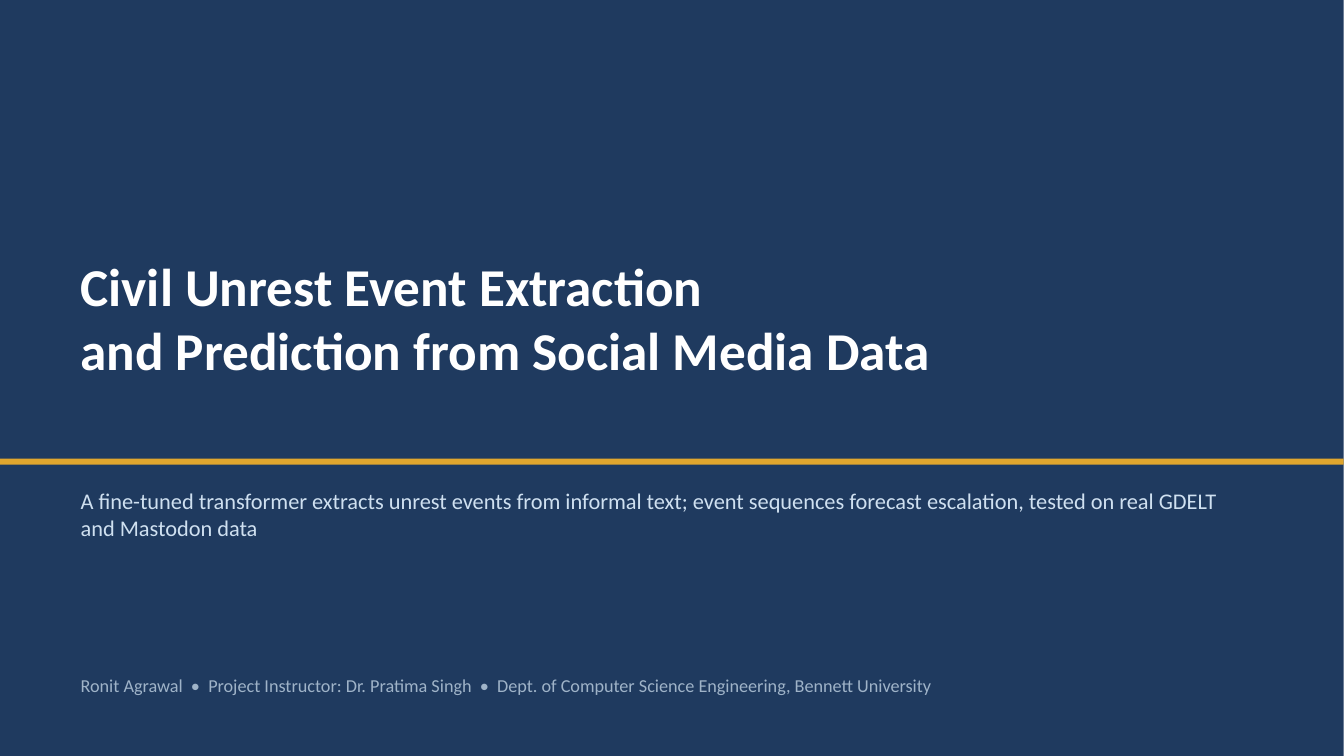
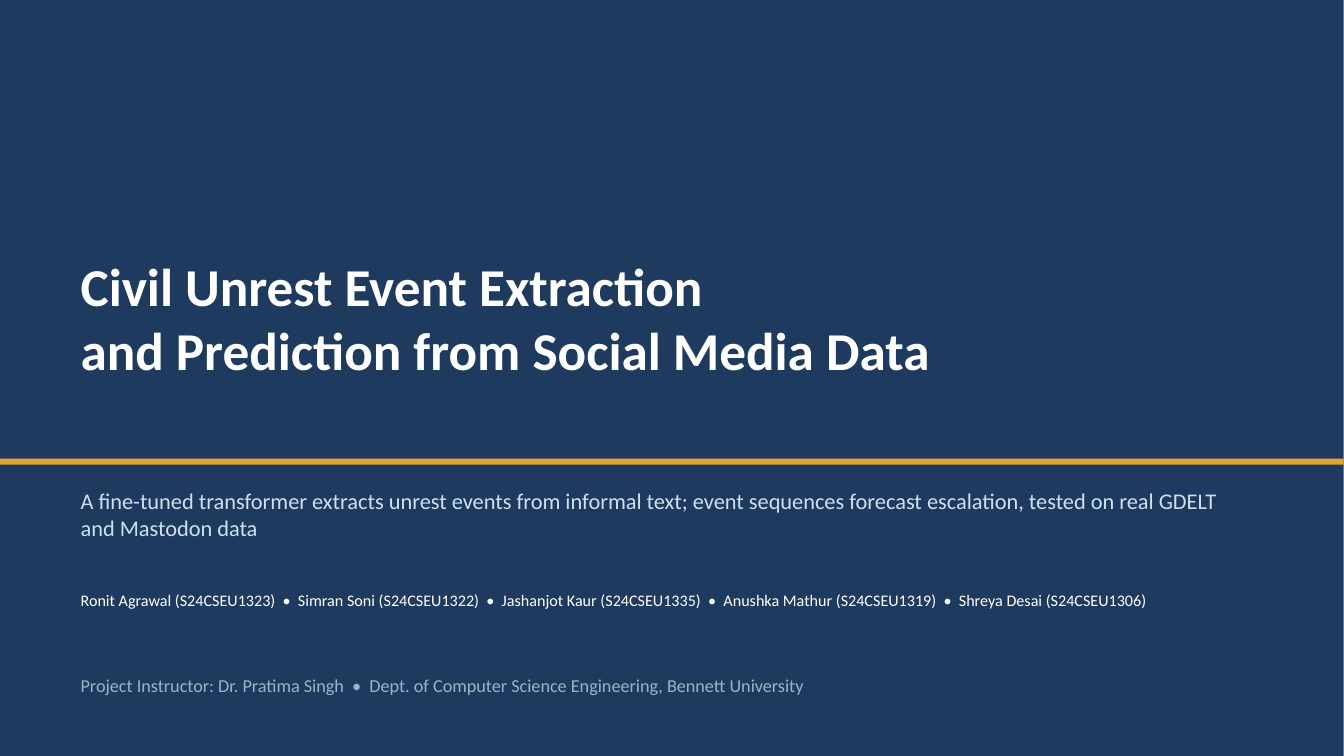
Before and after one commit to Ronit178693/civil-unrest-project, a slide deck: slide 1 of slides/civil_unrest_presentation.pptx. Drawn at 1344x756 pixels with LibreOffice and Linux fonts; fonts in the diff are those of the drawing. Boxes give left, top, right and bottom in pixels: in the first picture for what was removed or moved away, otherwise in the second. Text is boxed around its words. In the diff, an @@ line names an element or a change of style, - is before the commit and + after.

```diff
--- a/slides/civil_unrest_presentation.pptx
+++ b/slides/civil_unrest_presentation.pptx
@@ text added at <box>81,594,1146,609</box>, 11.5 pt, text #FFFFFF @@
+Ronit Agrawal (S24CSEU1323) • Simran Soni (S24CSEU1322) • Jashanjot Kaur (S24CSEU1335) • Anushka Mathur (S24CSEU1319) • Shreya Desai (S24CSEU1306)
@@ text at <box>81,679,804,695</box>: text changed @@
-Ronit Agrawal • Project Instructor: Dr. Pratima Singh • Dept. of Computer Science Engineering, Bennett University
+Project Instructor: Dr. Pratima Singh • Dept. of Computer Science Engineering, Bennett University
```
Also in this commit, not shown: 1 other slide changed, 4 other files.
